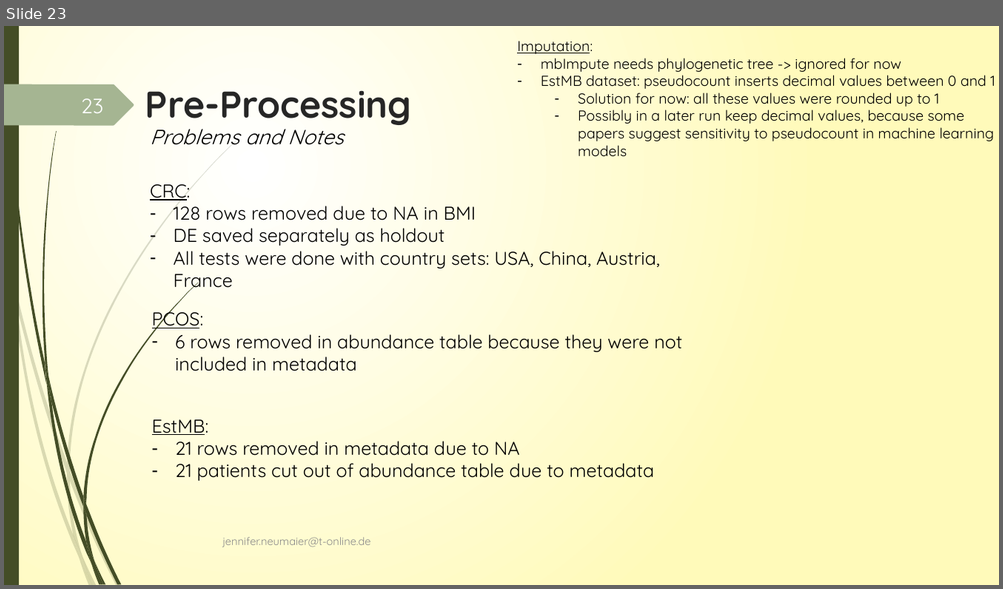
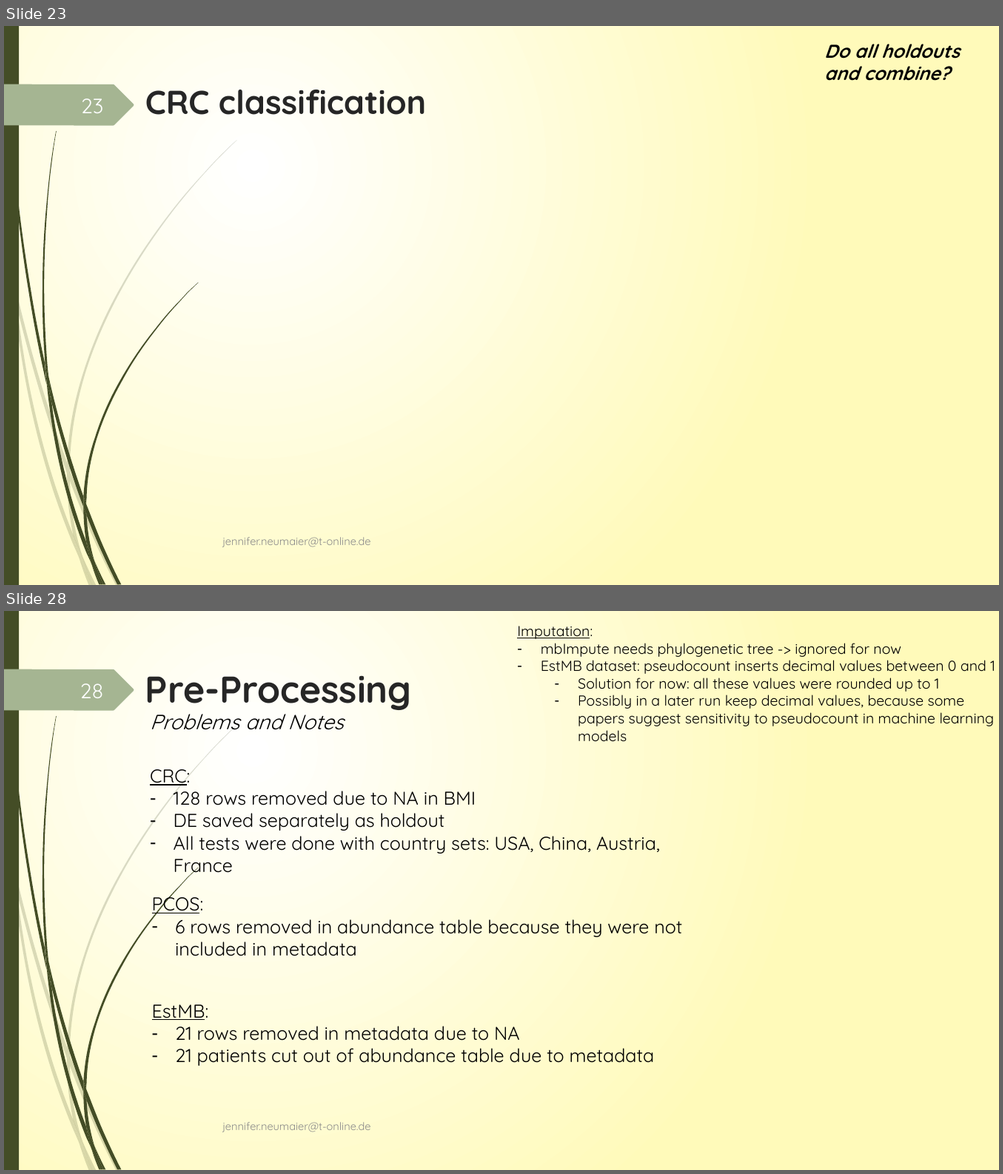
Before and after one commit to JenniferNeumaier/ml_coda, a slide deck: doc/Project_structure_notes.pptx. Shown one above the other, each under a label of ours: slide 23 before the commit, slides 23 and 28 after it; the slides between them are not shown. The pictures are 1003x589 and 1003x1174 pixels, drawn with LibreOffice and Linux fonts; fonts in the diff are those of the drawing. Boxes give left, top, right and bottom in pixels: in the first picture for what was removed or moved away, otherwise in the second. Text is boxed around its words. In the diff, an @@ line names an element or a change of style, - is before the commit and + after.

```diff
--- a/doc/Project_structure_notes.pptx
+++ b/doc/Project_structure_notes.pptx
@@ slide 23 added at box(4, 26, 999, 585), background gradient #FFFFFF to #FFFABB; not listed: 24 template elements that a slide beside it also shows @@
@@ text added at box(824, 44, 959, 81), 18 pt, text #000000, bold, italic @@
+Do all holdouts and combine?
@@ title added at box(145, 90, 426, 115), 32 pt, text #262626, bold @@
+CRC classification
@@ page number added at box(81, 99, 103, 113), 20 pt, text #FEFFFF @@
+23
@@ text added at box(222, 537, 370, 548), 10.5 pt, text #8C8C8C @@
+jennifer.neumaier@t-online.de
@@ what was slide 23 is now slide 28 @@
@@ page number at box(80, 684, 104, 698): text changed @@
-23
+28
```
Also in this commit, not shown: 22 slides changed, 4 other slides added, 47 other files.
